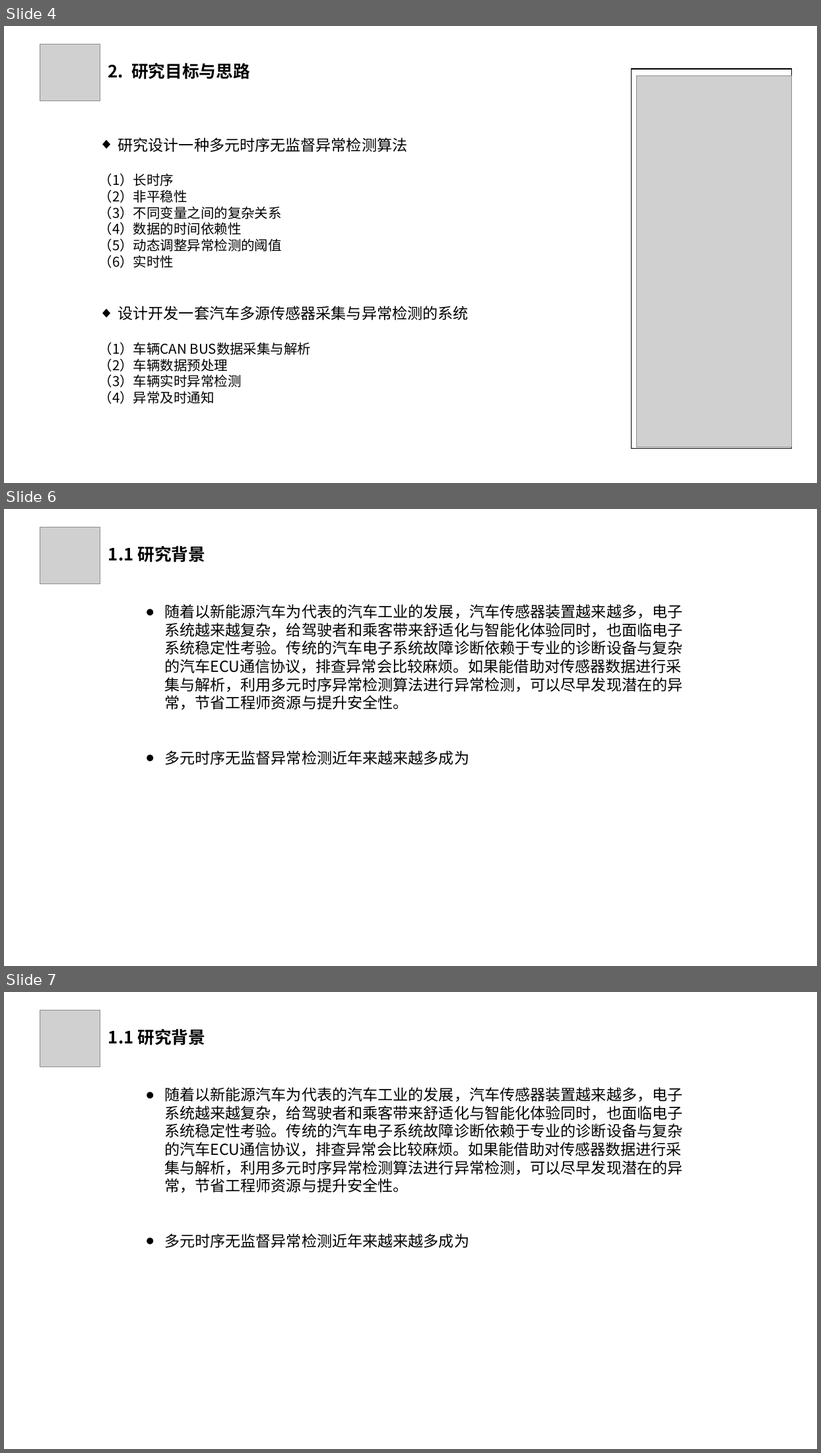
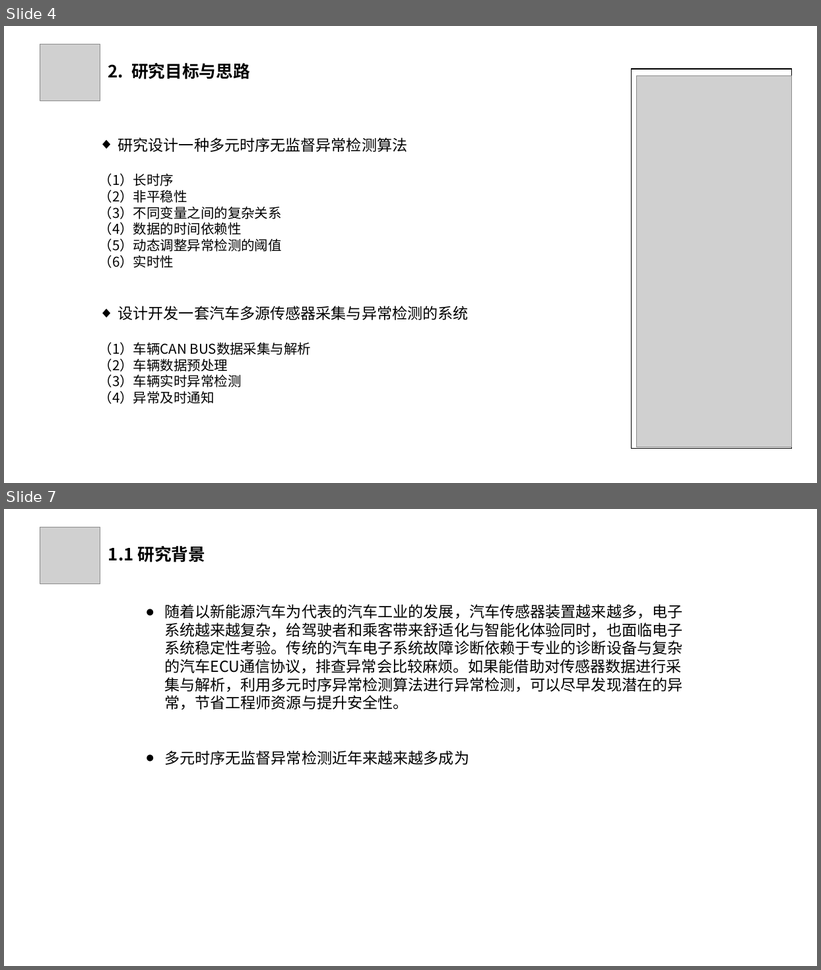
Before and after one commit to jay-eb/TransformerFFT, a slide deck: project/预答辩.pptx. Shown one above the other, each under a label of ours: slides 4, 6 and 7 before the commit, slides 4 and 7 after it; the slides between them are not shown. The pictures are 821x1453 and 821x970 pixels, drawn with LibreOffice and Linux fonts; fonts in the diff are those of the drawing; grey boxes stand for pictures. Boxes give left, top, right and bottom in pixels: in the first picture for what was removed or moved away, otherwise in the second. Text is boxed around its words. In the diff, an @@ line names an element or a change of style, - is before the commit and + after.

```diff
--- a/project/预答辩.pptx
+++ b/project/预答辩.pptx
@@ slide 6 removed at box(4, 509, 817, 966), background #FFFFFF @@
@@ picture removed at box(40, 527, 100, 584) @@
@@ text removed at box(108, 546, 205, 562) @@
-1.1 研究背景
@@ text removed at box(164, 604, 682, 765) @@
-● 随着以新能源汽车为代表的汽车工业的发展，汽车传感器装置越来越多，电子系统越来越复杂，给驾驶者和乘客带来舒适化与智能化体验同时，也面临电子系统稳定性考验。传统的汽车电子系统故障诊断依赖于专业的诊断设备与复杂的汽车ECU通信协议，排查异常会比较麻烦。如果能借助对传感器数据进行采集与解析，利用多元时序异常检测算法进行异常检测，可以尽早发现潜在的异常，节省工程师资源与提升安全性。
-● 多元时序无监督异常检测近年来越来越多成为
```
Also in this commit, not shown: 2 slides changed, 1 slide added, 3 other files.
